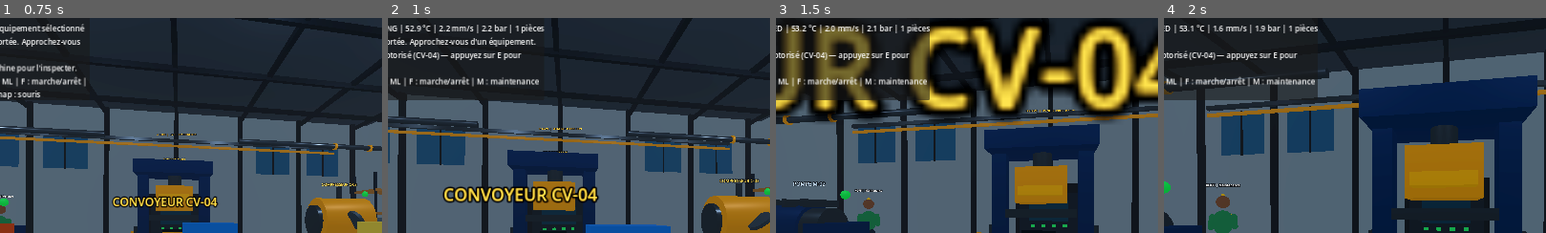
Above: before the commit, frames 1-4 (left to right).
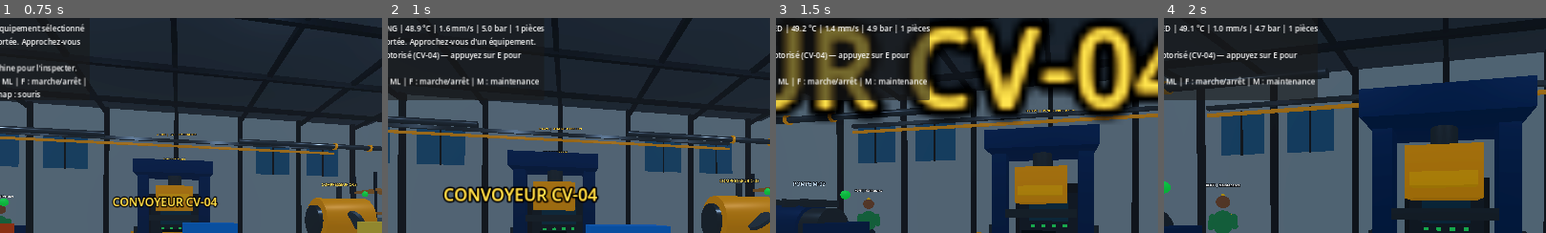
Above: after the commit, the same moments.

Repository: danielservice225-dot/ia-game-moteur
Game: Godot game, scene res://scenes/main.tscn
The game is run twice, just before and just after one commit, with the same random seed, the same clock (stepped at 60 frames per second) and the same inputs.
Inputs (mouse positions are % of the whole screen's width and height, from its top left):
- Up to frame 1 (0.75 s): tap E (interact) at 0.5, 0.6 s; move the mouse to (55, 50) at 0.52 s; hold W (move_forward) from 0.53 s (still down)
- Up to frame 2 (1 s): keep holding W (move_forward)
- Up to frame 3 (1.5 s): keep holding W (move_forward); tap E (interact) at 1.25 s; move the mouse to (45, 50) at 1.27 s; tap F at 1.35 s
- Up to frame 4 (2 s): keep holding W (move_forward)
The pictures show only the part of the screen within x 19-69%, y 4-54%; the shares and areas given below are measured in that part.

Frame 1 is identical in both runs. In frame 2, 0.1% of the frame differs, in the area x 4-28%, y 3-7%; in frame 3, 0.1%; in frame 4, 0.1%.

Commit message:
fix(ml): align nominal machine sensors with demo labels

Diff:
--- a/godot_game/scripts/game.gd
+++ b/godot_game/scripts/game.gd
@@ -177,10 +177,10 @@
     _make_motor_pump(Vector3(-7, 0, -3), steel, painted_blue)
     _make_compressor(Vector3(7, 0, -3), steel, safety_yellow)
     _make_conveyor(Vector3(0, 0, 4), steel, rubber, safety_yellow)
-    _register_machine("Presse hydraulique", "P-01", Vector3(0, 0, -4), 86.0, 3.1, 4.1)
-    _register_machine("Pompe centrifuge", "M-02", Vector3(-7, 0, -3), 68.0, 2.4, 5.2)
-    _register_machine("Compresseur industriel", "C-03", Vector3(7, 0, -3), 74.0, 2.8, 7.0)
-    _register_machine("Convoyeur motorisé", "CV-04", Vector3(0, 0, 4), 52.0, 1.8, 2.2)
+    _register_machine("Presse hydraulique", "P-01", Vector3(0, 0, -4), 74.0, 1.8, 5.0)
+    _register_machine("Pompe centrifuge", "M-02", Vector3(-7, 0, -3), 66.0, 1.6, 5.5)
+    _register_machine("Compresseur industriel", "C-03", Vector3(7, 0, -3), 70.0, 1.9, 6.8)
+    _register_machine("Convoyeur motorisé", "CV-04", Vector3(0, 0, 4), 48.0, 1.2, 5.0)
     _make_pipe_run(steel, safety_yellow)
 
 func _make_press(origin: Vector3, blue: Material, steel: Material, yellow: Material) -> void:
--- a/godot_game/tests/industrial_simulation_test.gd
+++ b/godot_game/tests/industrial_simulation_test.gd
@@ -11,6 +11,14 @@
 
     var snapshot: Dictionary = simulation.call("get_snapshot", 0)
     if not _expect(snapshot.get("state") == "RUNNING", "Une machine démarre en RUNNING."):
+        return
+    var healthy_payload: Dictionary = simulation.call("get_sensor_payload", 0)
+    if not _expect(
+        float(healthy_payload["temperature_c"]) < 78.0
+        and float(healthy_payload["vibration_mm_s"]) < 2.3
+        and float(healthy_payload["pressure_bar"]) > 4.4,
+        "Les mesures initiales correspondent à un état nominal du dataset de démonstration."
+    ):
         return
 
     var stopped: bool = simulation.call("toggle_machine", 0)
@@ -51,15 +59,15 @@
     ):
         return
 
-    print("PASS: 8 contrôles de simulation industrielle Godot.")
+    print("PASS: contrôles de simulation industrielle terminés.")
     quit(0)
 
 func _definitions() -> Array[Dictionary]:
     return [
-        {"name": "Presse hydraulique", "code": "P-01", "running": true, "temperature": 86.0, "vibration": 3.1, "pressure": 4.1},
-        {"name": "Pompe centrifuge", "code": "M-02", "running": true, "temperature": 68.0, "vibration": 2.4, "pressure": 5.2},
-        {"name": "Compresseur industriel", "code": "C-03", "running": true, "temperature": 74.0, "vibration": 2.8, "pressure": 7.0},
-        {"name": "Convoyeur motorisé", "code": "CV-04", "running": true, "temperature": 52.0, "vibration": 1.8, "pressure": 2.2}
+        {"name": "Presse hydraulique", "code": "P-01", "running": true, "temperature": 74.0, "vibration": 1.8, "pressure": 5.0},
+        {"name": "Pompe centrifuge", "code": "M-02", "running": true, "temperature": 66.0, "vibration": 1.6, "pressure": 5.5},
+        {"name": "Compresseur industriel", "code": "C-03", "running": true, "temperature": 70.0, "vibration": 1.9, "pressure": 6.8},
+        {"name": "Convoyeur motorisé", "code": "CV-04", "running": true, "temperature": 48.0, "vibration": 1.2, "pressure": 5.0}
     ]
 
 func _expect(condition: bool, message: String) -> bool:
